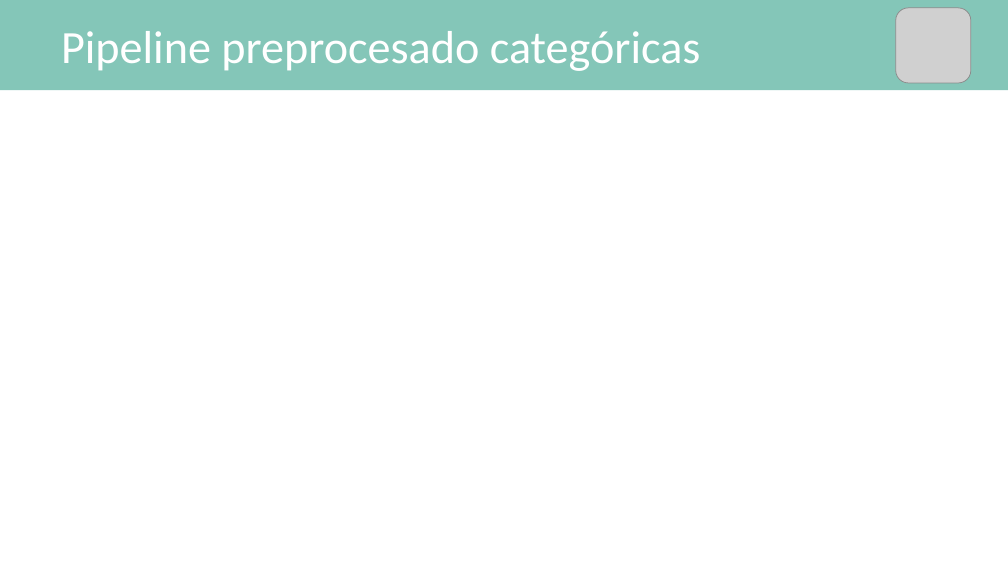
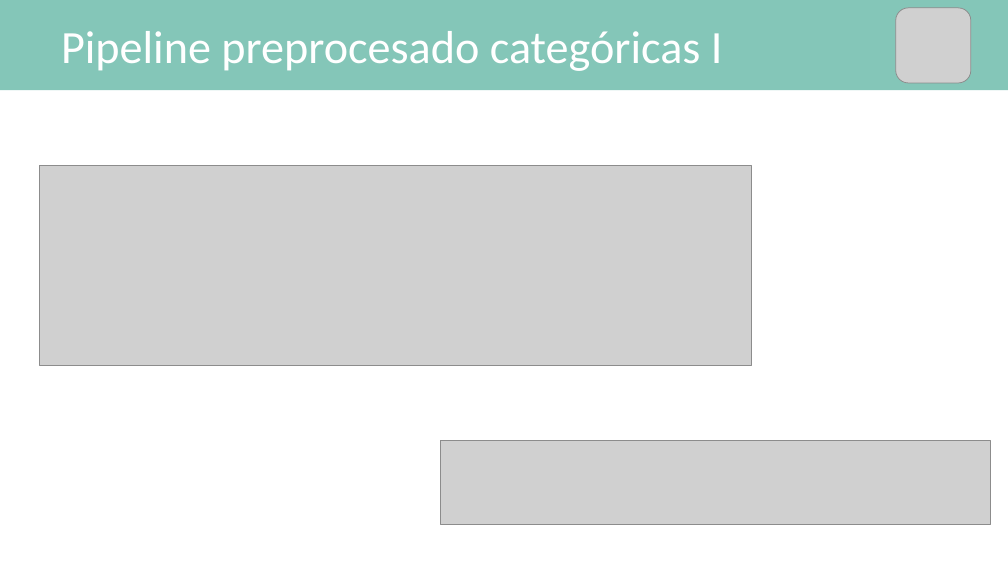
Before and after one commit to mPuchadesdo/Team-Challenge---Team-MPG, a slide deck: slide 6 of Team_MPG 1.pptx. Drawn at 1008x567 pixels with LibreOffice and Linux fonts; fonts in the diff are those of the drawing; grey boxes stand for pictures. Boxes give left, top, right and bottom in pixels: in the first picture for what was removed or moved away, otherwise in the second. Text is boxed around its words. In the diff, an @@ line names an element or a change of style, - is before the commit and + after.

```diff
--- a/Team_MPG 1.pptx
+++ b/Team_MPG 1.pptx
@@ text at [61, 31, 723, 71]: text changed @@
-Pipeline preprocesado categóricas
+Pipeline preprocesado categóricas I
@@ picture added at [39, 166, 752, 365] @@
@@ picture added at [441, 441, 991, 524] @@
```
Also in this commit, not shown: 1 slide added.
